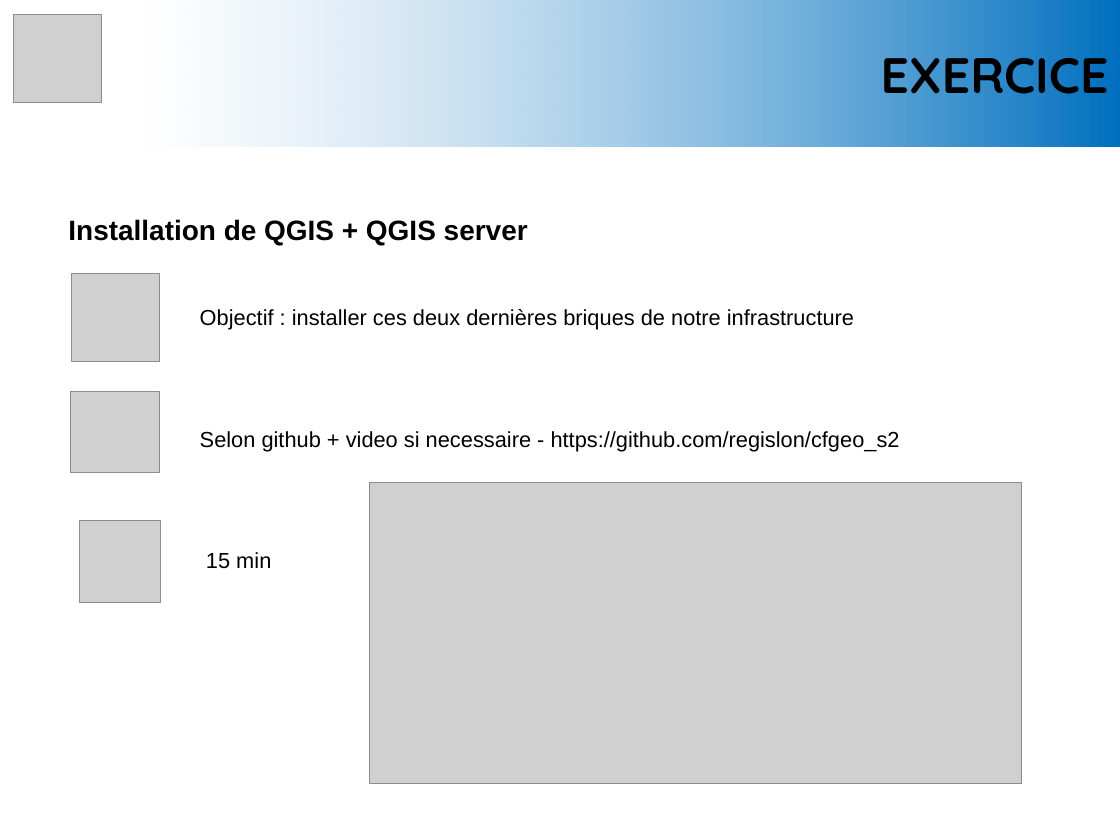
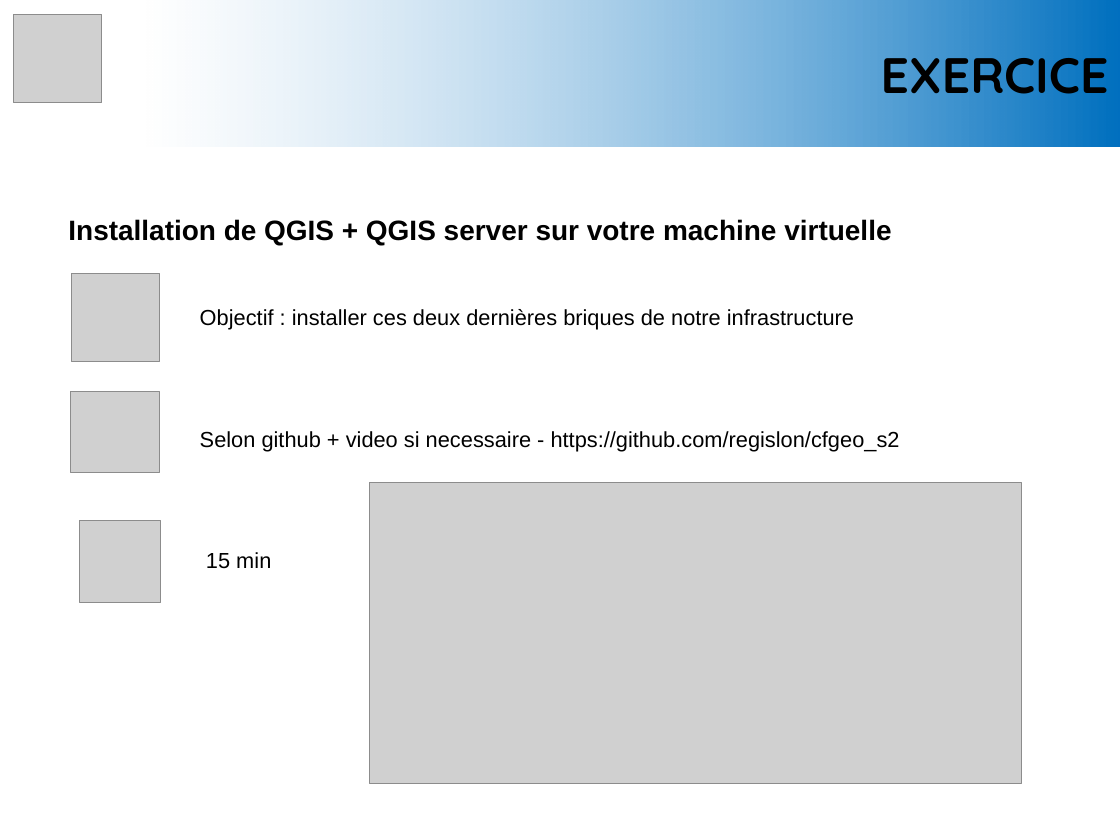
Before and after one commit to regislon/cfgeo_s2, a slide deck: slide 3 of slides/qgis.pptx. Drawn at 1120x840 pixels with LibreOffice and Linux fonts; fonts in the diff are those of the drawing; grey boxes stand for pictures. Boxes give left, top, right and bottom in pixels: in the first picture for what was removed or moved away, otherwise in the second. Text is boxed around its words. In the diff, an @@ line names an element or a change of style, - is before the commit and + after.

```diff
--- a/slides/qgis.pptx
+++ b/slides/qgis.pptx
@@ text at bbox=[68, 219, 891, 245]: text changed @@
-Installation de QGIS + QGIS server
+Installation de QGIS + QGIS server sur votre machine virtuelle
```
Also in this commit, not shown: 2 other slides changed, 4 slides added, 3 slides removed, 1 other file.
